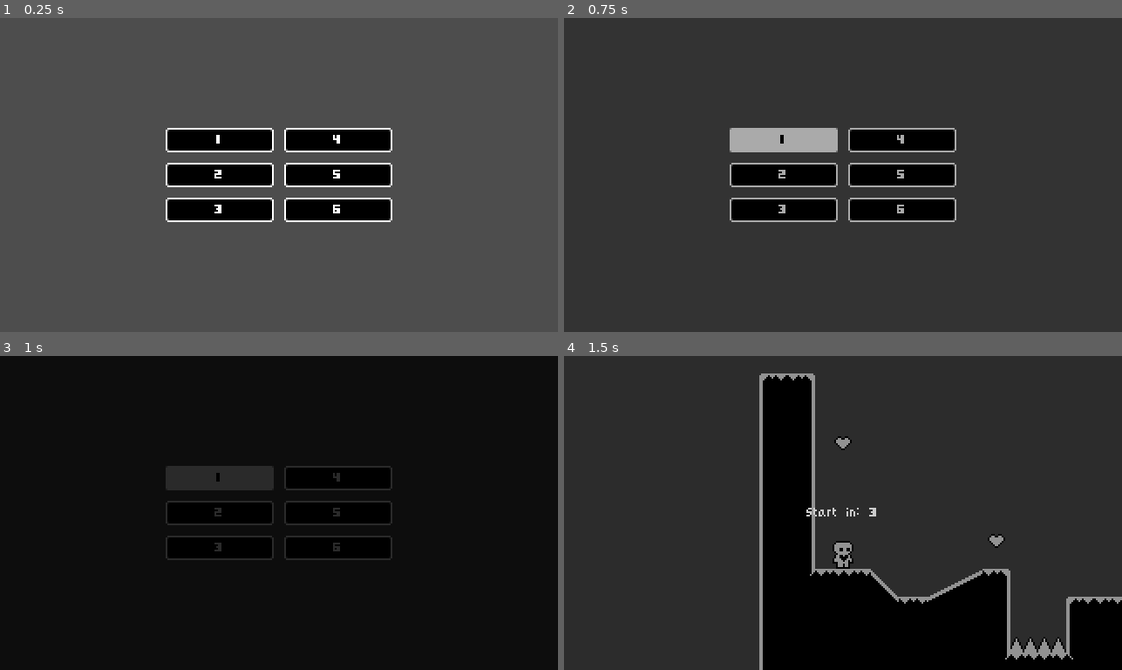
Above: before the commit, frames 1-4 (two rows, left to right).
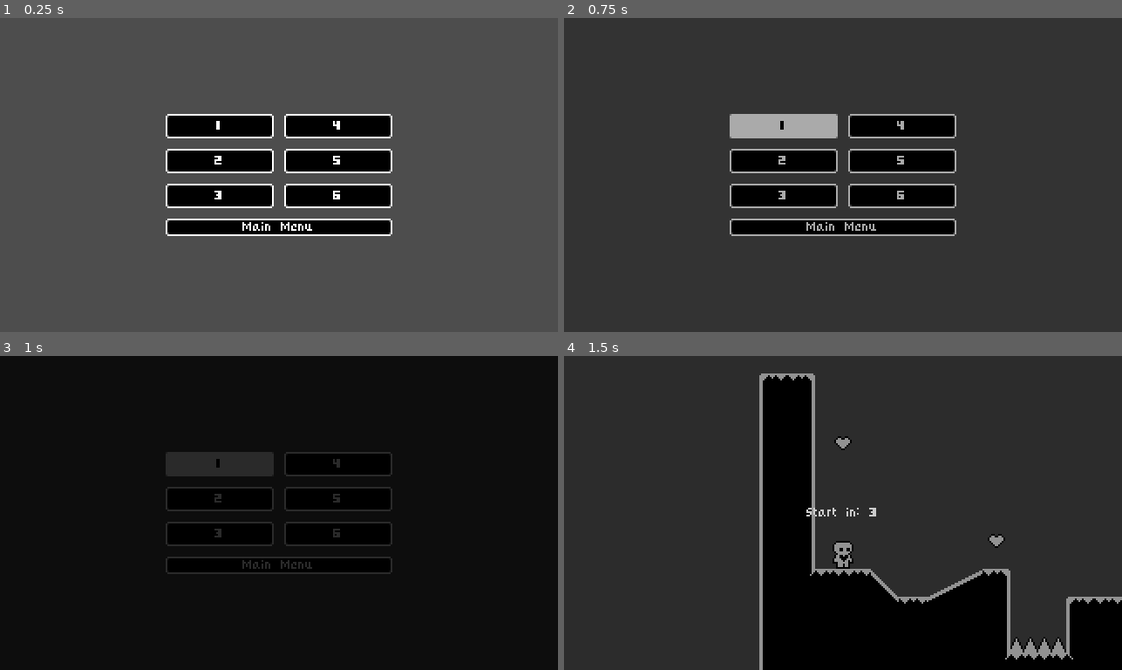
Above: after the commit, the same moments.

Repository: Ismaeldlr/Proyecto-Final-DV1
Game: Godot game, scene res://scenes/Levels.tscn
Same seed, same stepped clock (60 frames per second), same inputs: the game is played once before the commit and once after it. This scene is started directly instead of the project's main scene.
Inputs:
- Up to frame 1 (0.25 s): no input
- Up to frame 2 (0.75 s): click "1" at 0.5 s
- Up to frame 3 (1 s): no input
- Up to frame 4 (1.5 s): hold Right (move_right) from 1.28 s (still down)

The runs differ from the first frame. In frame 1, 13% of the frame differs, in the area x 29-71%, y 30-70%; in frame 2, 12%; in frame 3, 4.6%; in frame 4, nothing differs.

Commit message:
Fix levels menu

Diff:
--- a/Scripts/levels.gd
+++ b/Scripts/levels.gd
@@ -36,3 +36,9 @@
 	await LevelTransition.fade_to_black()
 	get_tree().change_scene_to_file("res://scenes/levels/level_6.tscn")
 	LevelTransition.fade_from_black()
+
+
+func _on_button_pressed() -> void:
+	await LevelTransition.fade_to_black()
+	get_tree().change_scene_to_file("res://scenes/start_menu.tscn")
+	LevelTransition.fade_from_black()
--- a/scenes/Levels.tscn
+++ b/scenes/Levels.tscn
@@ -10,50 +10,62 @@
 grow_vertical = 2
 script = ExtResource("1_cg34y")
 
-[node name="HBoxContainer" type="HBoxContainer" parent="."]
+[node name="VBoxContainer" type="VBoxContainer" parent="."]
 layout_mode = 2
 
-[node name="VBoxContainer" type="VBoxContainer" parent="HBoxContainer"]
+[node name="HBoxContainer" type="HBoxContainer" parent="VBoxContainer"]
 layout_mode = 2
 
-[node name="1" type="Button" parent="HBoxContainer/VBoxContainer"]
+[node name="VBoxContainer" type="VBoxContainer" parent="VBoxContainer/HBoxContainer"]
+layout_mode = 2
+
+[node name="1" type="Button" parent="VBoxContainer/HBoxContainer/VBoxContainer"]
 custom_minimum_size = Vector2(64, 16)
 layout_mode = 2
 text = "1"
 
-[node name="2" type="Button" parent="HBoxContainer/VBoxContainer"]
+[node name="2" type="Button" parent="VBoxContainer/HBoxContainer/VBoxContainer"]
 custom_minimum_size = Vector2(64, 16)
 layout_mode = 2
 text = "2
 "
 
-[node name="3" type="Button" parent="HBoxContainer/VBoxContainer"]
+[node name="3" type="Button" parent="VBoxContainer/HBoxContainer/VBoxContainer"]
 custom_minimum_size = Vector2(64, 16)
 layout_mode = 2
 text = "3"
 
-[node name="VBoxContainer2" type="VBoxContainer" parent="HBoxContainer"]
+[node name="VBoxContainer2" type="VBoxContainer" parent="VBoxContainer/HBoxContainer"]
 layout_mode = 2
 
-[node name="4" type="Button" parent="HBoxContainer/VBoxContainer2"]
+[node name="4" type="Button" parent="VBoxContainer/HBoxContainer/VBoxContainer2"]
 custom_minimum_size = Vector2(64, 16)
 layout_mode = 2
 text = "4"
 
-[node name="5" type="Button" parent="HBoxContainer/VBoxContainer2"]
+[node name="5" type="Button" parent="VBoxContainer/HBoxContainer/VBoxContainer2"]
 custom_minimum_size = Vector2(64, 16)
 layout_mode = 2
 text = "5
 "
 
-[node name="6" type="Button" parent="HBoxContainer/VBoxContainer2"]
+[node name="6" type="Button" parent="VBoxContainer/HBoxContainer/VBoxContainer2"]
 custom_minimum_size = Vector2(64, 16)
 layout_mode = 2
 text = "6"
 
-[connection signal="pressed" from="HBoxContainer/VBoxContainer/1" to="." method="_on_1_pressed"]
-[connection signal="pressed" from="HBoxContainer/VBoxContainer/2" to="." method="_on_2_pressed"]
-[connection signal="pressed" from="HBoxContainer/VBoxContainer/3" to="." method="_on_3_pressed"]
-[connection signal="pressed" from="HBoxContainer/VBoxContainer2/4" to="." method="_on_4_pressed"]
-[connection signal="pressed" from="HBoxContainer/VBoxContainer2/5" to="." method="_on_5_pressed"]
-[connection signal="pressed" from="HBoxContainer/VBoxContainer2/6" to="." method="_on_6_pressed"]
+[node name="BoxContainer" type="BoxContainer" parent="VBoxContainer"]
+layout_mode = 2
+vertical = true
+
+[node name="Button" type="Button" parent="VBoxContainer/BoxContainer"]
+layout_mode = 2
+text = "Main Menu"
+
+[connection signal="pressed" from="VBoxContainer/HBoxContainer/VBoxContainer/1" to="." method="_on_1_pressed"]
+[connection signal="pressed" from="VBoxContainer/HBoxContainer/VBoxContainer/2" to="." method="_on_2_pressed"]
+[connection signal="pressed" from="VBoxContainer/HBoxContainer/VBoxContainer/3" to="." method="_on_3_pressed"]
+[connection signal="pressed" from="VBoxContainer/HBoxContainer/VBoxContainer2/4" to="." method="_on_4_pressed"]
+[connection signal="pressed" from="VBoxContainer/HBoxContainer/VBoxContainer2/5" to="." method="_on_5_pressed"]
+[connection signal="pressed" from="VBoxContainer/HBoxContainer/VBoxContainer2/6" to="." method="_on_6_pressed"]
+[connection signal="pressed" from="VBoxContainer/BoxContainer/Button" to="." method="_on_button_pressed"]
--- a/scenes/levels/level_3.tscn
+++ b/scenes/levels/level_3.tscn
@@ -1,10 +1,12 @@
-[gd_scene load_steps=4 format=3 uid="uid://bnpnwu5m3lcsh"]
+[gd_scene load_steps=5 format=3 uid="uid://bnpnwu5m3lcsh"]
 
 [ext_resource type="PackedScene" uid="uid://dxev2igc1wpv5" path="res://scenes/world.tscn" id="1_flotv"]
+[ext_resource type="PackedScene" uid="uid://dqvx4gnlovppg" path="res://scenes/levels/level_4.tscn" id="2_fqyvt"]
 [ext_resource type="PackedScene" uid="uid://6jsoqvcs8feb" path="res://Objects.tscn/spikes.tscn" id="2_hl875"]
 [ext_resource type="PackedScene" uid="uid://b7ssnkt4brfcg" path="res://Objects.tscn/heart.tscn" id="3_rc22l"]
 
-[node name="LevelTwo" instance=ExtResource("1_flotv")]
+[node name="LevelThree" instance=ExtResource("1_flotv")]
+next_level = ExtResource("2_fqyvt")
 
 [node name="Player" parent="." index="0"]
 position = Vector2(85, 116)
--- a/scenes/levels/level_4.tscn
+++ b/scenes/levels/level_4.tscn
@@ -1,12 +1,12 @@
 [gd_scene load_steps=5 format=3 uid="uid://dqvx4gnlovppg"]
 
 [ext_resource type="PackedScene" uid="uid://dxev2igc1wpv5" path="res://scenes/world.tscn" id="1_jpp7y"]
-[ext_resource type="PackedScene" uid="uid://bnpnwu5m3lcsh" path="res://scenes/levels/level_3.tscn" id="2_47wiw"]
+[ext_resource type="PackedScene" uid="uid://b41sp3itt0s06" path="res://scenes/levels/level_5.tscn" id="2_nvij2"]
 [ext_resource type="PackedScene" uid="uid://6jsoqvcs8feb" path="res://Objects.tscn/spikes.tscn" id="3_6ts6u"]
 [ext_resource type="PackedScene" uid="uid://b7ssnkt4brfcg" path="res://Objects.tscn/heart.tscn" id="4_2smmo"]
 
-[node name="LevelTwo" instance=ExtResource("1_jpp7y")]
-next_level = ExtResource("2_47wiw")
+[node name="LevelFour" instance=ExtResource("1_jpp7y")]
+next_level = ExtResource("2_nvij2")
 
 [node name="Player" parent="." index="0"]
 position = Vector2(29, 121)
--- a/scenes/levels/level_5.tscn
+++ b/scenes/levels/level_5.tscn
@@ -1,12 +1,12 @@
-[gd_scene load_steps=5 format=3 uid="uid://breltda0g720s"]
+[gd_scene load_steps=5 format=3 uid="uid://b41sp3itt0s06"]
 
 [ext_resource type="PackedScene" uid="uid://dxev2igc1wpv5" path="res://scenes/world.tscn" id="1_laj7o"]
-[ext_resource type="PackedScene" uid="uid://bnpnwu5m3lcsh" path="res://scenes/levels/level_3.tscn" id="2_fi56y"]
+[ext_resource type="PackedScene" uid="uid://coxr5r0l80mfx" path="res://scenes/levels/level_6.tscn" id="2_uvn51"]
 [ext_resource type="PackedScene" uid="uid://6jsoqvcs8feb" path="res://Objects.tscn/spikes.tscn" id="3_hldbq"]
 [ext_resource type="PackedScene" uid="uid://b7ssnkt4brfcg" path="res://Objects.tscn/heart.tscn" id="4_fsnos"]
 
 [node name="LevelTwo" instance=ExtResource("1_laj7o")]
-next_level = ExtResource("2_fi56y")
+next_level = ExtResource("2_uvn51")
 
 [node name="Player" parent="." index="0"]
 position = Vector2(32, 128)
--- a/scenes/levels/level_6.tscn
+++ b/scenes/levels/level_6.tscn
@@ -1,12 +1,10 @@
-[gd_scene load_steps=5 format=3 uid="uid://coxr5r0l80mfx"]
+[gd_scene load_steps=4 format=3 uid="uid://coxr5r0l80mfx"]
 
 [ext_resource type="PackedScene" uid="uid://dxev2igc1wpv5" path="res://scenes/world.tscn" id="1_xuajl"]
-[ext_resource type="PackedScene" uid="uid://bnpnwu5m3lcsh" path="res://scenes/levels/level_3.tscn" id="2_4gup8"]
 [ext_resource type="PackedScene" uid="uid://b7ssnkt4brfcg" path="res://Objects.tscn/heart.tscn" id="3_pr7ew"]
 [ext_resource type="PackedScene" uid="uid://6jsoqvcs8feb" path="res://Objects.tscn/spikes.tscn" id="4_pf6k0"]
 
 [node name="LevelTwo" instance=ExtResource("1_xuajl")]
-next_level = ExtResource("2_4gup8")
 
 [node name="Player" parent="." index="0"]
 position = Vector2(23, 123)
@@ -124,3 +122,33 @@
 
 [node name="Heart27" parent="." index="35" instance=ExtResource("3_pr7ew")]
 position = Vector2(631, -731)
+
+[node name="Spikes5" parent="." index="36" instance=ExtResource("4_pf6k0")]
+position = Vector2(272, -32)
+
+[node name="Spikes6" parent="." index="37" instance=ExtResource("4_pf6k0")]
+position = Vector2(272, -32)
+
+[node name="Spikes7" parent="." index="38" instance=ExtResource("4_pf6k0")]
+position = Vector2(224, -64)
+
+[node name="Spikes8" parent="." index="39" instance=ExtResource("4_pf6k0")]
+position = Vector2(273, -96)
+
+[node name="Spikes9" parent="." index="40" instance=ExtResource("4_pf6k0")]
+position = Vector2(224, -128)
+
+[node name="Spikes10" parent="." index="41" instance=ExtResource("4_pf6k0")]
+position = Vector2(273, -160)
+
+[node name="Spikes11" parent="." index="42" instance=ExtResource("4_pf6k0")]
+position = Vector2(224, -192)
+
+[node name="Spikes12" parent="." index="43" instance=ExtResource("4_pf6k0")]
+position = Vector2(273, -224)
+
+[node name="Spikes13" parent="." index="44" instance=ExtResource("4_pf6k0")]
+position = Vector2(224, -256)
+
+[node name="Spikes14" parent="." index="45" instance=ExtResource("4_pf6k0")]
+position = Vector2(273, -288)
